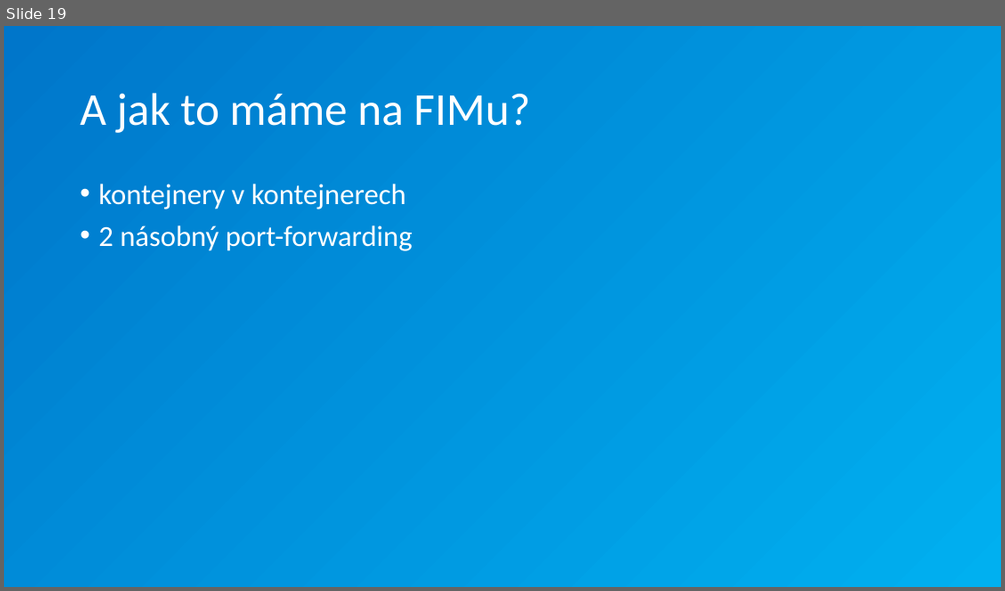
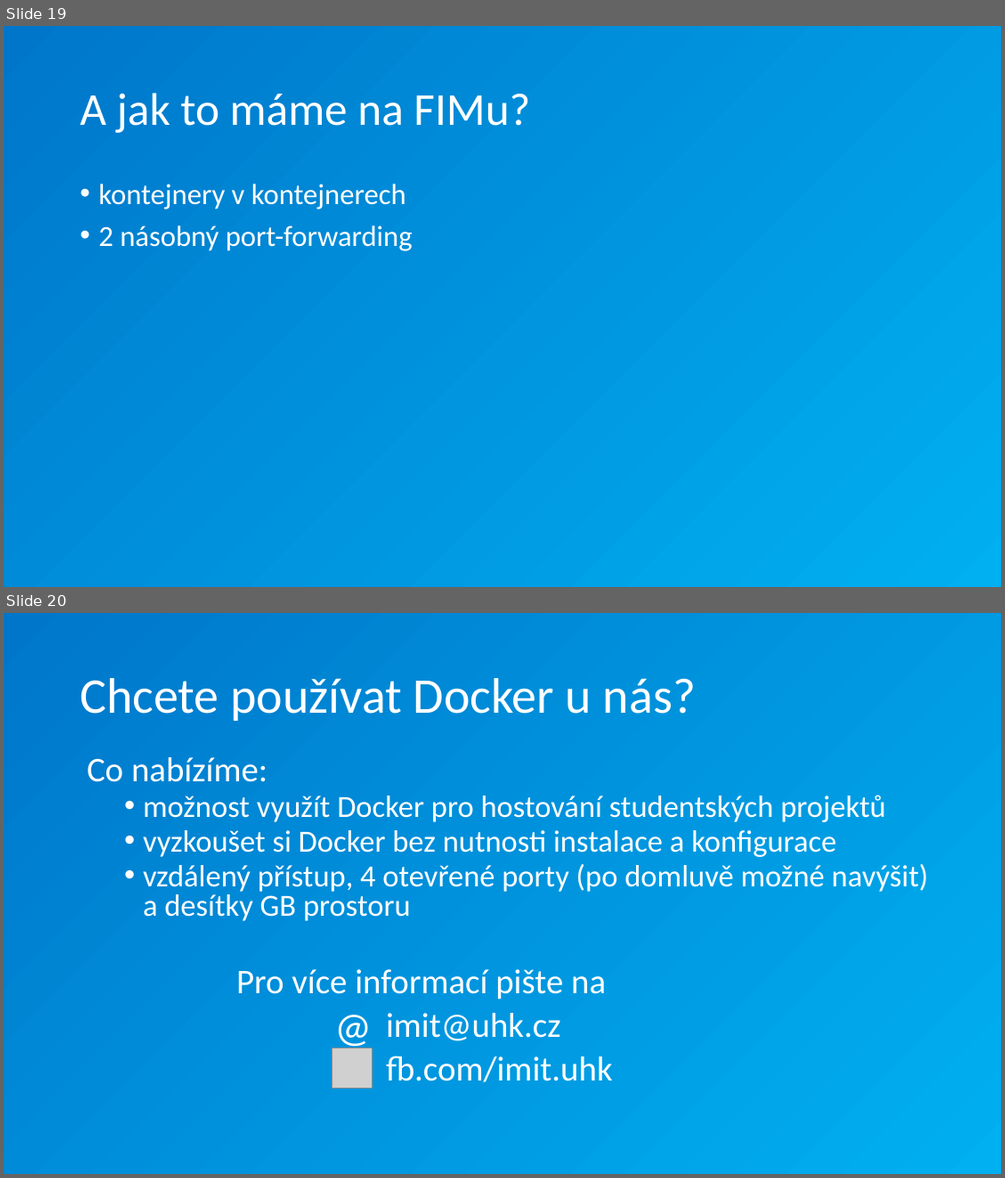
Before and after one commit to thatismybad/docker_workshop, a slide deck: Docker_Workshop.pptx. Shown one above the other, each under a label of ours: slide 19 before the commit, slides 19 and 20 after it. The pictures are 1005x591 and 1005x1178 pixels, drawn with LibreOffice and Linux fonts; fonts in the diff are those of the drawing; grey boxes stand for pictures. Boxes give left, top, right and bottom in pixels: in the first picture for what was removed or moved away, otherwise in the second. Text is boxed around its words. In the diff, an @@ line names an element or a change of style, - is before the commit and + after.

```diff
--- a/Docker_Workshop.pptx
+++ b/Docker_Workshop.pptx
@@ slide 20 added at (4, 613, 1001, 1174), background gradient #00B0F0 to #0076CA to #AFEAFF @@
@@ title added at (80, 678, 696, 721), 48 pt, text #FFFFFF @@
+Chcete používat Docker u nás?
@@ text added at (87, 757, 929, 1082), 29.6 pt, text #FFFFFF @@
+Co nabízíme:
+  • možnost využít Docker pro hostování studentských projektů
+  • vyzkoušet si Docker bez nutnosti instalace a konfigurace
+  • vzdálený přístup, 4 otevřené porty (po domluvě možné navýšit) a desítky GB prostoru
+Pro více informací pište na
+imit@uhk.cz
+fb.com/imit.uhk
@@ text added at (327, 996, 376, 1054), 40 pt, text #FFFFFF @@
+@
@@ picture added at (332, 1048, 372, 1088) @@
```
Also in this commit, not shown: 1 slide removed, 1 other file.
